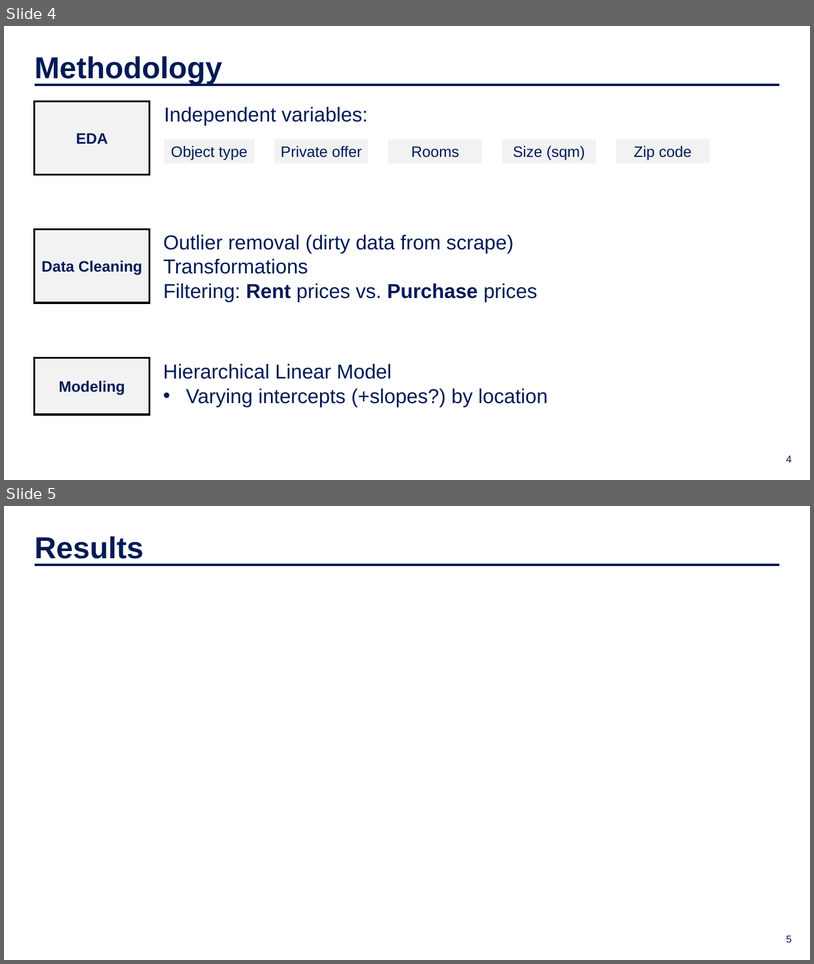
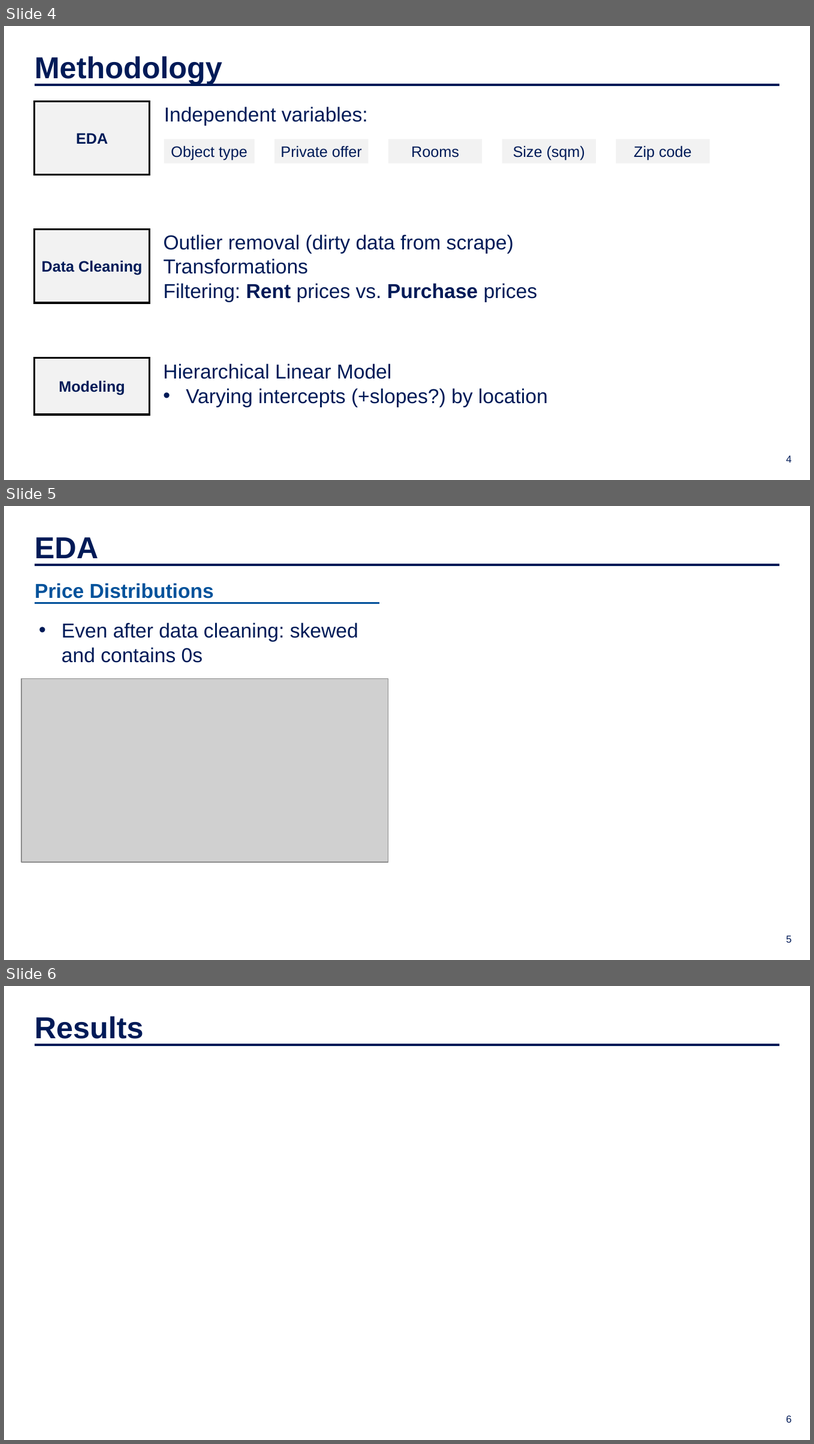
Before and after one commit to moritzwilksch/BerlinRealEstatePrices, a slide deck: documents/slide_deck.pptx. Shown one above the other, each under a label of ours: slides 4 and 5 before the commit, slides 4, 5 and 6 after it. The pictures are 814x964 and 814x1444 pixels, drawn with LibreOffice and Linux fonts; fonts in the diff are those of the drawing; grey boxes stand for pictures; background and template pictures are left out. Boxes give left, top, right and bottom in pixels: in the first picture for what was removed or moved away, otherwise in the second. Text is boxed around its words. In the diff, an @@ line names an element or a change of style, - is before the commit and + after.

Commit message:
rent buy split including sorting invalid data correctly

```diff
--- a/documents/slide_deck.pptx
+++ b/documents/slide_deck.pptx
@@ slide 5 added at (x1=4, y1=506, x2=810, y2=960), background picture (left out) @@
@@ text added at (x1=35, y1=537, x2=98, y2=558), 36 pt, text #001A57, bold @@
+EDA
@@ line added from (34, 565) to (780, 565), #001A57 3 pt @@
@@ text added at (x1=35, y1=583, x2=214, y2=603), 24 pt, text #03529B, bold @@
+Price Distributions
@@ line added from (35, 603) to (380, 603), #03529B 2.25 pt @@
@@ text added at (x1=62, y1=622, x2=359, y2=663), 24 pt, text #001A57 @@
+• Even after data cleaning: skewed and contains 0s
@@ picture added at (x1=21, y1=678, x2=388, y2=862) @@
@@ page number added at (x1=786, y1=935, x2=792, y2=942), 12 pt, text #001A57 @@
+5
@@ what was slide 5 is now slide 6 @@
@@ page number at (x1=786, y1=1415, x2=792, y2=1422): text changed @@
-5
+6
```
Also in this commit, not shown: 1 slide changed, 8 other files.
